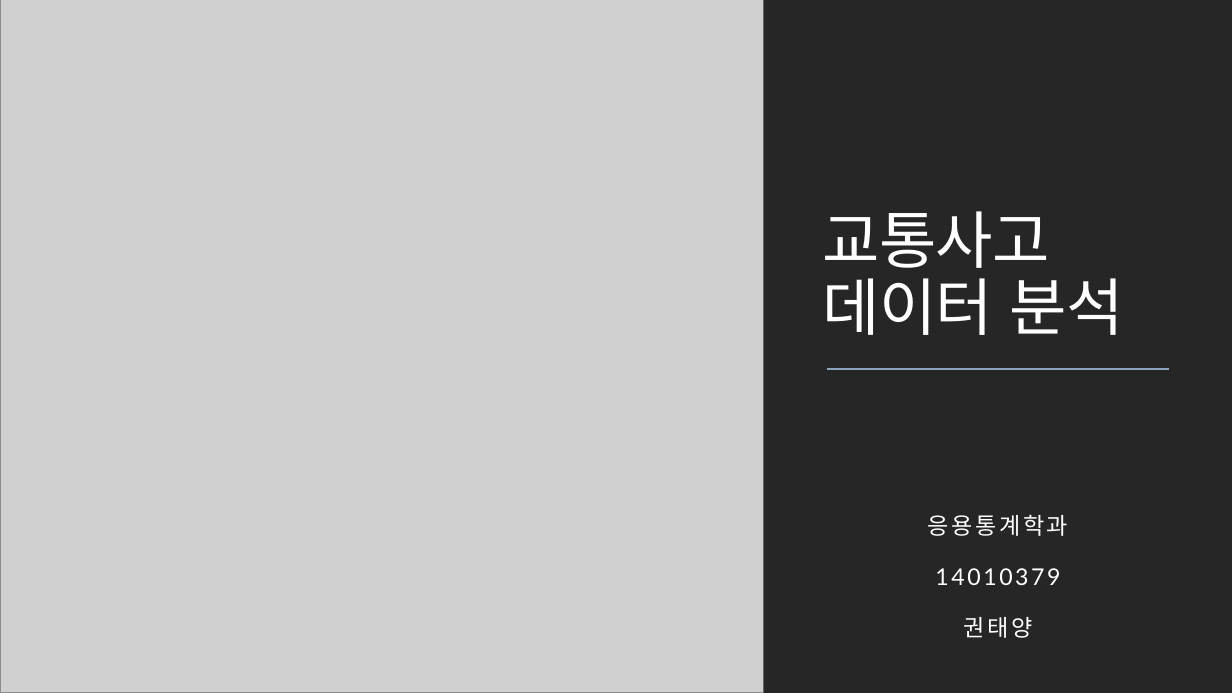
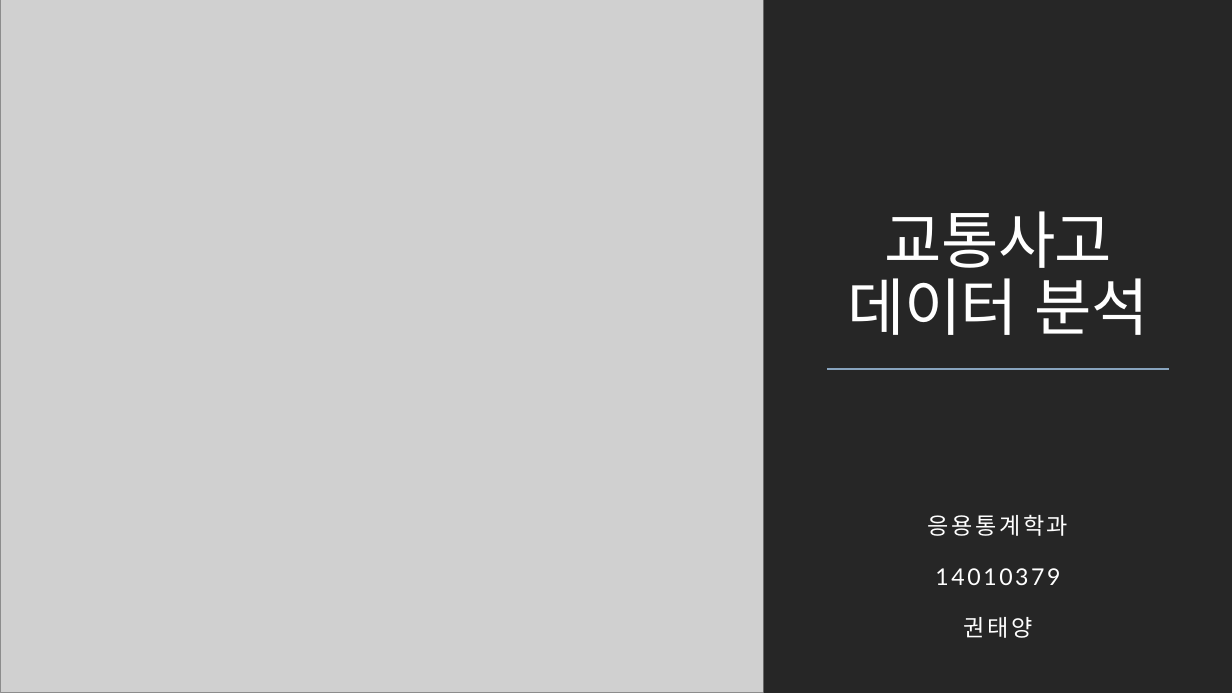
Before and after one commit to sunnight9507/4_2_-Data_Visualization, a slide deck: slide 1 of 교통사고/교통사고 데이터 분석.pptx. Drawn at 1232x693 pixels with LibreOffice and Linux fonts; fonts in the diff are those of the drawing; grey boxes stand for pictures. Boxes give left, top, right and bottom in pixels: in the first picture for what was removed or moved away, otherwise in the second. Text is boxed around its words. In the diff, an @@ line names an element or a change of style, - is before the commit and + after.

```diff
--- a/교통사고/교통사고 데이터 분석.pptx
+++ b/교통사고/교통사고 데이터 분석.pptx
@@ title "교통사고 데이터 분석" at (848,211,1149,335): alignment left to centre @@
```
Also in this commit, not shown: 5 other slides changed, 2 slides added, 1 slide removed, 1 other file.
